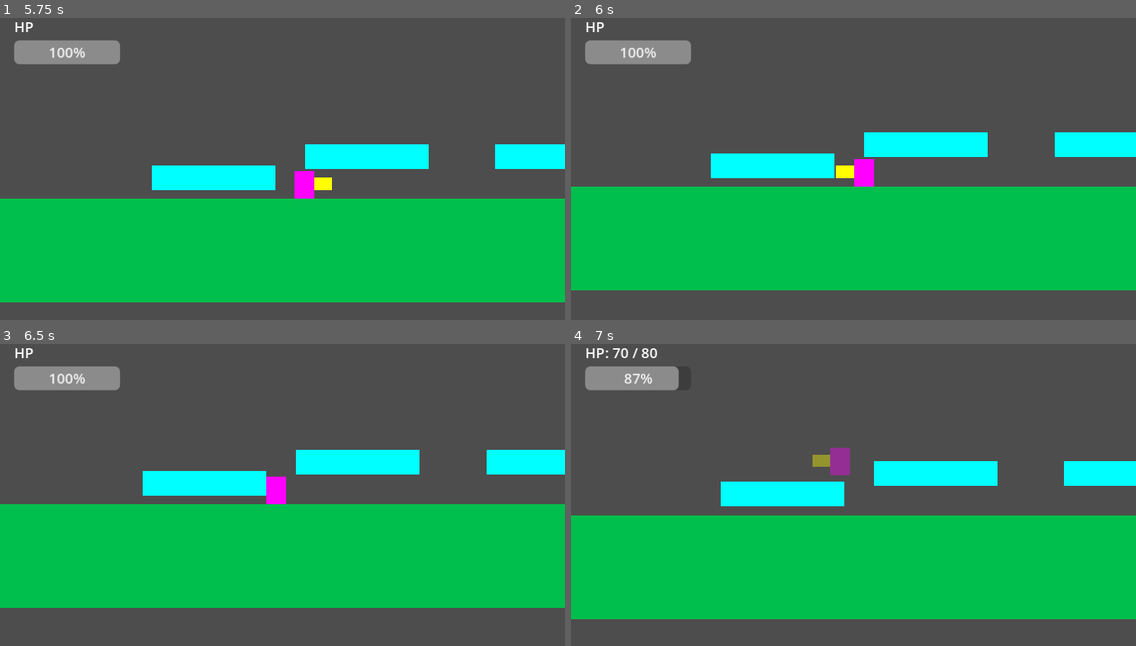
Above: before the commit, frames 1-4 (two rows, left to right).
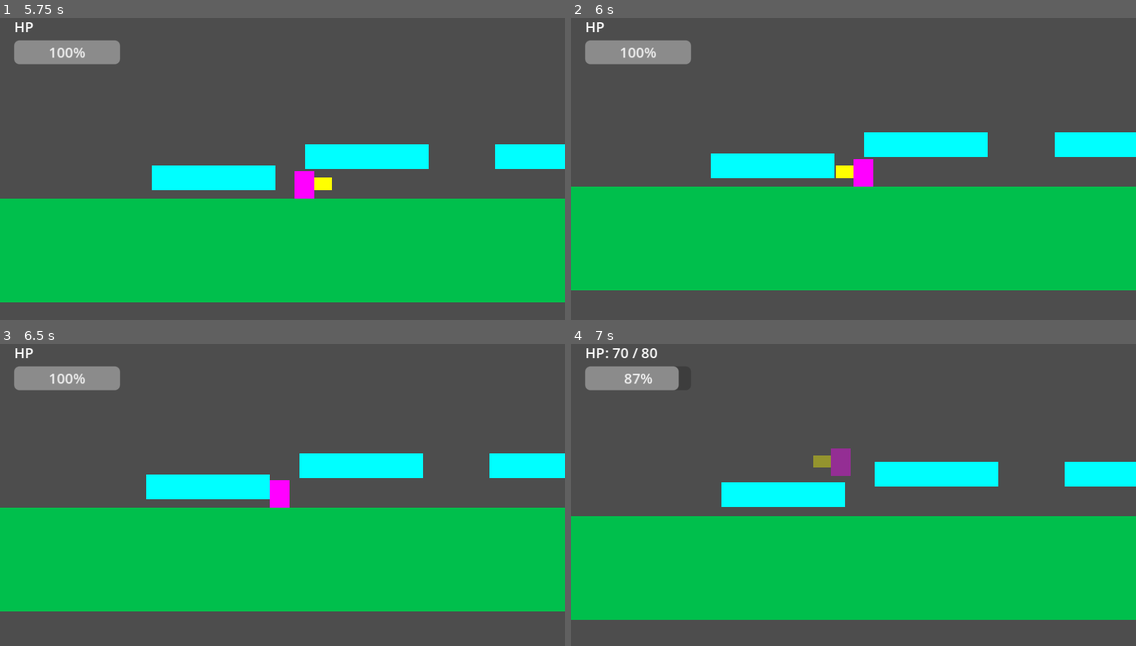
Above: after the commit, the same moments.

Repository: matbloxoficial-dev/world-corrupted
Game: Godot game, scene res://scenes/levels/nivel_prueba.tscn
The game is run twice, just before and just after one commit, with the same random seed, the same clock (stepped at 60 frames per second) and the same inputs. The project has no main scene, so this scene is started directly.
Inputs (mouse positions are in pixels of both pictures, inside the frame that each line leads up to):
- Up to frame 1 (5.75 s): move the mouse to (406, 144) at 0.52 s; hold D (move_right) 0.53-2.03 s; click (406, 144) at 0.6 s; tap Space (jump) at 0.77, 1.52, 3.02, 3.77, 4.52 s; move the mouse to (169, 178) at 1.27 s; tap Shift (dash) at 1.35, 3.6 s; move the mouse to (339, 90) at 2.02 s; hold A (move_left) 2.03-2.78 s; right-click (339, 90) at 2.1 s; move the mouse to (254, 223) at 2.77 s; hold D (move_right) 2.78-4.28 s; click (254, 223) at 2.85 s; move the mouse to (452, 208) at 3.52 s; move the mouse to (113, 114) at 4.27 s; hold A (move_left) 4.28-5.03 s; right-click (113, 114) at 4.35 s; move the mouse to (310, 159) at 5.02 s; hold D (move_right) from 5.03 s (still down); click (310, 159) at 5.1 s
- Up to frame 2 (6 s): move the mouse to (768, 81) at 5.77 s; release D (move_right) at 5.78 s; hold A (move_left) from 5.78 s (still down); tap Shift (dash) at 5.85 s
- Up to frame 3 (6.5 s): keep holding A (move_left); tap Space (jump) at 6.02 s
- Up to frame 4 (7 s): keep holding A (move_left); move the mouse to (977, 470) at 6.52 s; right-click (977, 470) at 6.6 s; tap Space (jump) at 6.77 s

Frame 1 is identical in both runs. In frame 2, less than 0.1% of the frame differs, in the area x 50-54%, y 46-56%; in frame 3, 4.0%, in the area x 0-100%, y 35-89%; in frame 4, 0.8%.

Commit message:
Agrego sistema de EXP y niveles - enemigos dan 30 EXP al morir

Diff:
--- a/scenes/levels/nivel_prueba.tscn
+++ b/scenes/levels/nivel_prueba.tscn
@@ -76,6 +76,12 @@
 [node name="Enemigo" parent="Suelo" instance=ExtResource("2_uily5")]
 position = Vector2(1207, 231)
 
+[node name="Enemigo2" parent="Suelo" instance=ExtResource("2_uily5")]
+position = Vector2(-864, 236)
+
+[node name="Enemigo3" parent="Suelo" instance=ExtResource("2_uily5")]
+position = Vector2(2019, 231)
+
 [node name="HUD" parent="." instance=ExtResource("3_nxs2r")]
 
 [node name="Altar" parent="." instance=ExtResource("4_rp4yx")]
--- a/scenes/player/tekaya.tscn
+++ b/scenes/player/tekaya.tscn
@@ -11,7 +11,7 @@
 radius = 16.0
 height = 48.0
 
-[node name="Tekaya" type="CharacterBody2D"]
+[node name="Tekaya" type="CharacterBody2D" groups=["tekaya"]]
 script = ExtResource("1_ja0we")
 
 [node name="Visual" type="Node2D" parent="."]
--- a/scripts/enemigo_basico.gd
+++ b/scripts/enemigo_basico.gd
@@ -106,4 +106,9 @@
 func morir() -> void:
 	estado = Estado.MUERTO
 	print("Enemigo muerto")
+
+	var tekaya = get_tree().get_first_node_in_group("tekaya")
+	if tekaya:
+		tekaya.ganar_exp(30)
+
 	queue_free()
--- a/scripts/tekaya.gd
+++ b/scripts/tekaya.gd
@@ -8,8 +8,8 @@
 const DASH_COOLDOWN = 0.8
 const DANO_PATADA = 14
 const COOLDOWN_PATADA = 3.0
-
-const MAX_HP = 80
+const EXP_POR_NIVEL = [0, 100, 250, 450, 700, 1000, 1350, 1750, 2200, 2700,
+						3250, 3850, 4500, 5200, 5950, 6750, 7600, 8500, 9450, 10450]
 const INVENCIBILITY_TIME = 0.67
 
 # Combate
@@ -18,6 +18,8 @@
 const TIEMPO_CARGA = 0.8
 const VENTANA_COMBO = 0.5
 
+var nivel = 1
+var exp = 0
 var punto_reaparicion = Vector2.ZERO
 var hud = null
 var dash_timer = 0.0
@@ -26,6 +28,7 @@
 var facing = 1
 var patada_cooldown = 0.0
 
+var MAX_HP = 80
 var hp = MAX_HP
 var is_invencible = false
 var invencibility_timer = 0.0
@@ -204,3 +207,20 @@
 
 func _ready() -> void:
 	hud = get_tree().get_first_node_in_group("hud")
+
+func ganar_exp(cantidad: int) -> void:
+	exp += cantidad
+	print("EXP: ", exp, " / ", EXP_POR_NIVEL[nivel])
+
+	if nivel < 20 and exp >= EXP_POR_NIVEL[nivel]:
+		_subir_nivel()
+
+func _subir_nivel() -> void:
+	nivel += 1
+	var hp_bonus = 20
+	MAX_HP += hp_bonus
+	hp = MAX_HP
+	print("NIVEL ", nivel, " — HP maximo: ", MAX_HP)
+
+	if hud:
+		hud.actualizar_hp(hp, MAX_HP)
